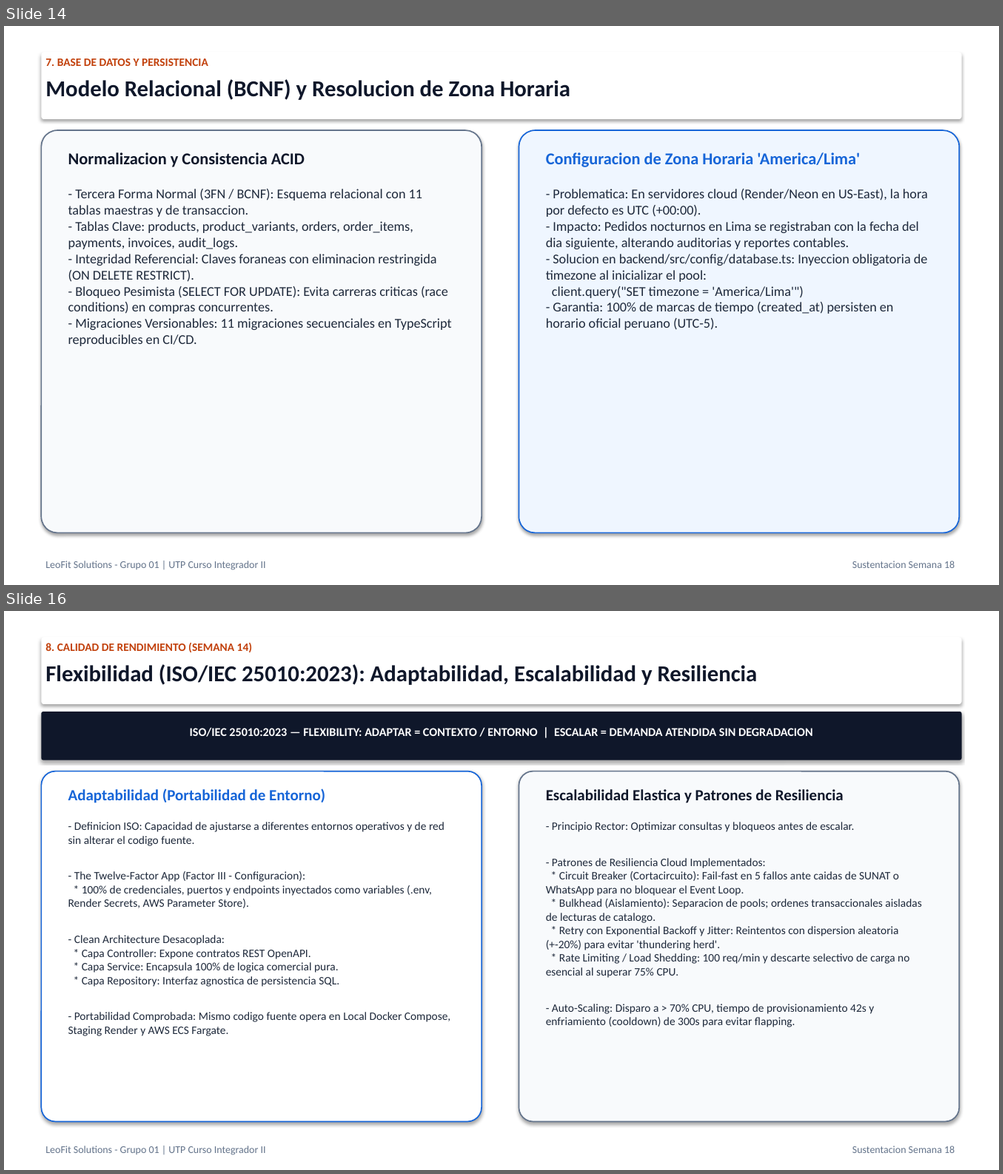
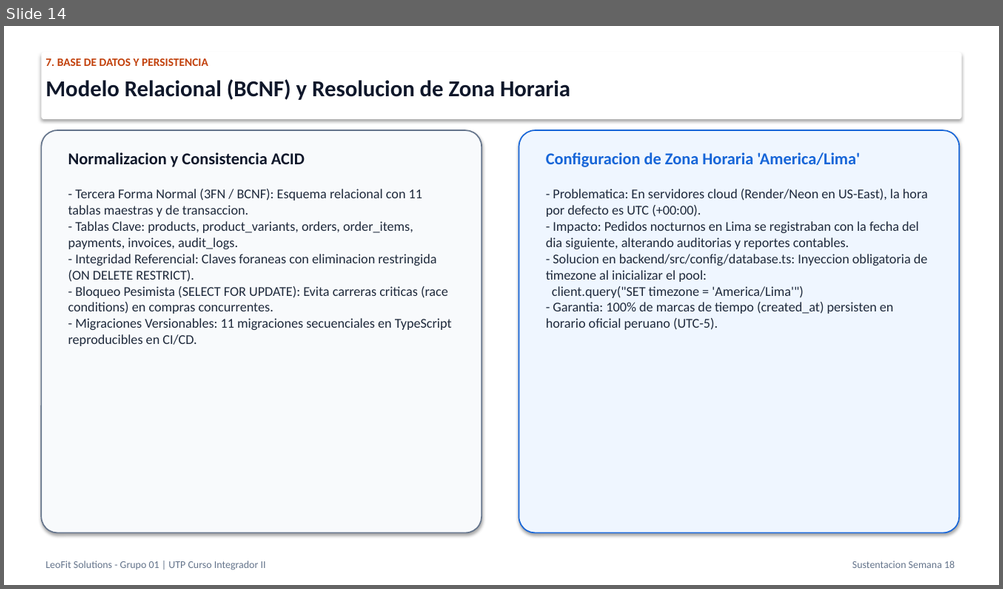
Before and after one commit to Leofit-Solutions-Grupo01/leofit-pedidos-sistema, a slide deck: docs/05_SUSTENTACION_PROYECTO_FINAL_SEMANA_18/03_PRESENTACION_OFICIAL_SUSTENTACION_PROYECTO_FINAL.pptx. Shown one above the other, each under a label of ours: slides 14 and 16 before the commit, slide 14 after it; the slides between them are not shown. The pictures are 1003x1174 and 1003x589 pixels, drawn with LibreOffice and Linux fonts; fonts in the diff are those of the drawing. Boxes give left, top, right and bottom in pixels: in the first picture for what was removed or moved away, otherwise in the second. Text is boxed around its words. In the diff, an @@ line names an element or a change of style, - is before the commit and + after.

Commit message:
feat(charts): incorpora graficos cientificos de calidad iso25010, percentiles k6, saturacion y complejidad en informe y presentacion

```diff
--- a/docs/05_SUSTENTACION_PROYECTO_FINAL_SEMANA_18/03_PRESENTACION_OFICIAL_SUSTENTACION_PROYECTO_FINAL.pptx
+++ b/docs/05_SUSTENTACION_PROYECTO_FINAL_SEMANA_18/03_PRESENTACION_OFICIAL_SUSTENTACION_PROYECTO_FINAL.pptx
@@ slide 16 removed at [4,611,999,1170], background #FFFFFF @@
@@ rounded rectangle removed at [41,637,962,704] @@
@@ text removed at [45,643,252,652] @@
-8. CALIDAD DE RENDIMIENTO (SEMANA 14)
@@ text removed at [45,664,757,685] @@
-Flexibilidad (ISO/IEC 25010:2023): Adaptabilidad, Escalabilidad y Resiliencia
@@ rounded rectangle removed at [41,712,962,760] @@
@@ text removed at [190,727,813,737] @@
-ISO/IEC 25010:2023 — FLEXIBILITY: ADAPTAR = CONTEXTO / ENTORNO | ESCALAR = DEMANDA ATENDIDA SIN DEGRADACION
@@ rounded rectangle removed at [41,772,481,1122] @@
@@ rounded rectangle removed at [519,772,959,1122] @@
@@ text removed at [68,789,325,803] @@
-Adaptabilidad (Portabilidad de Entorno)
@@ text removed at [546,789,843,803] @@
-Escalabilidad Elastica y Patrones de Resiliencia
@@ text removed at [68,822,450,1037] @@
-- Definicion ISO: Capacidad de ajustarse a diferentes entornos operativos y de red sin alterar el codigo fuente.
-- The Twelve-Factor App (Factor III - Configuracion):
-* 100% de credenciales, puertos y endpoints inyectados como variables (.env, Render Secrets, AWS Parameter Store).
-- Clean Architecture Desacoplada:
-* Capa Controller: Expone contratos REST OpenAPI.
-* Capa Service: Encapsula 100% de logica comercial pura.
-* Capa Repository: Interfaz agnostica de persistencia SQL.
-- Portabilidad Comprobada: Mismo codigo fuente opera en Local Docker Compose, Staging Render y AWS ECS Fargate.
@@ text removed at [546,822,921,1028] @@
-- Principio Rector: Optimizar consultas y bloqueos antes de escalar.
-- Patrones de Resiliencia Cloud Implementados:
-* Circuit Breaker (Cortacircuito): Fail-fast en 5 fallos ante caidas de SUNAT o WhatsApp para no bloquear el Event Loop.
-* Bulkhead (Aislamiento): Separacion de pools; ordenes transaccionales aisladas de lecturas de catalogo.
-* Retry con Exponential Backoff y Jitter: Reintentos con dispersion aleatoria (+-20%) para evitar 'thundering herd'.
-* Rate Limiting / Load Shedding: 100 req/min y descarte selectivo de carga no esencial al superar 75% CPU.
-- Auto-Scaling: Disparo a > 70% CPU, tiempo de provisionamiento 42s y enfriamiento (cooldown) de 300s para evitar flapping.
@@ text removed at [45,1146,266,1156] @@
-LeoFit Solutions - Grupo 01 | UTP Curso Integrador II
@@ text removed at [852,1146,954,1153] @@
-Sustentacion Semana 18
```
Also in this commit, not shown: 4 slides changed, 2 slides added, 1 other slide removed, 24 other files.
